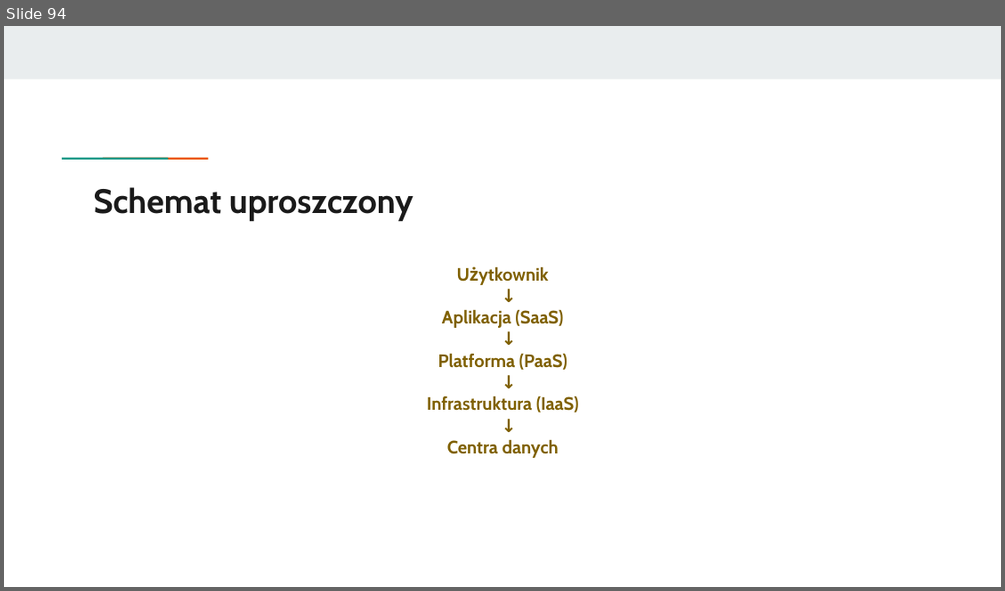
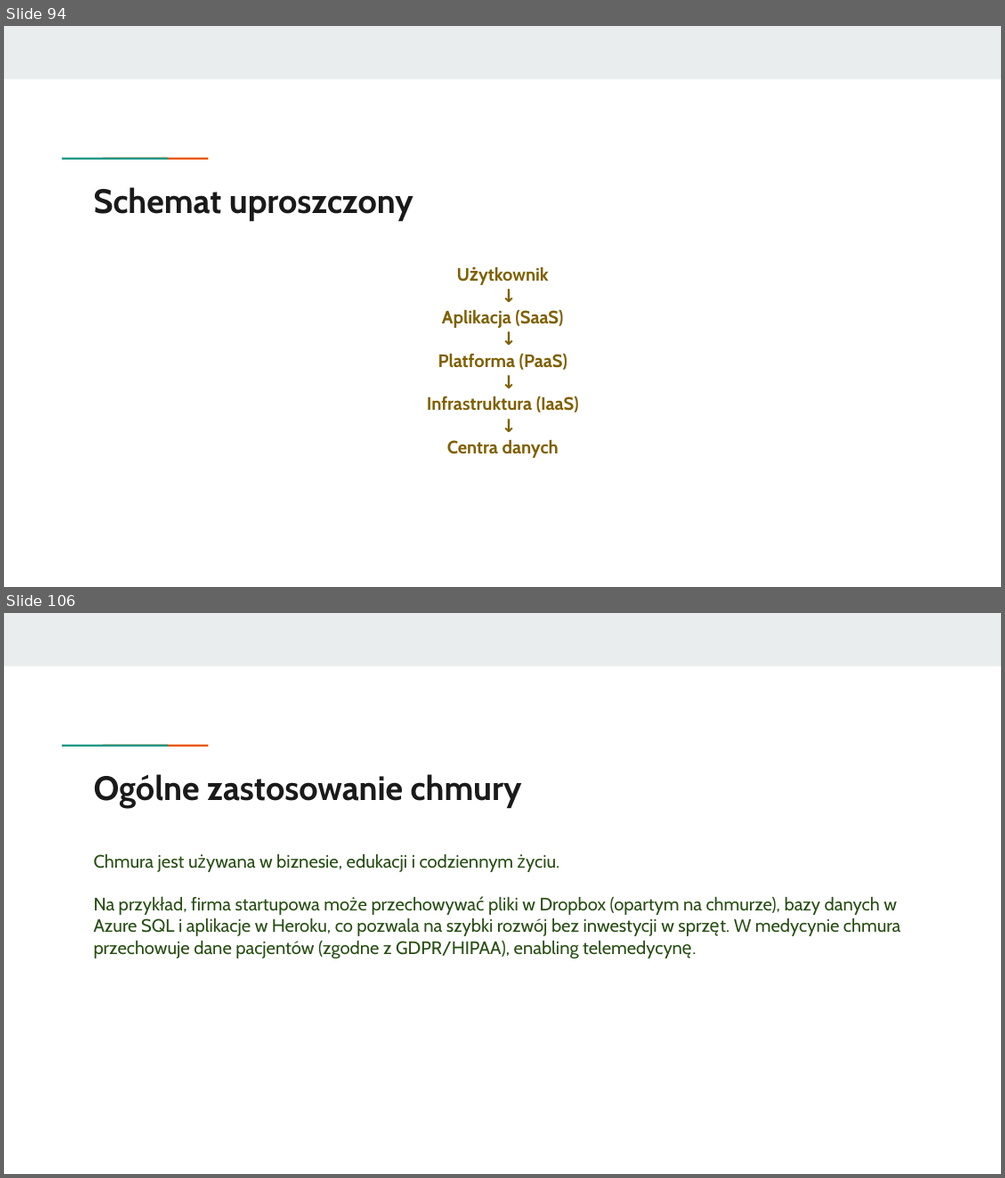
Before and after one commit to KasiaKasia/PRZEDMIOTY, a slide deck: ZASTOSOWANIE_INFORMATYKI/1A-gr_2/Zastosowanie informatyki - 1A gr. 2-plik2.pptx. Shown one above the other, each under a label of ours: slide 94 before the commit, slides 94 and 106 after it; the slides between them are not shown. The pictures are 1005x591 and 1005x1178 pixels, drawn with LibreOffice and Linux fonts; fonts in the diff are those of the drawing. Boxes give left, top, right and bottom in pixels: in the first picture for what was removed or moved away, otherwise in the second. Text is boxed around its words. In the diff, an @@ line names an element or a change of style, - is before the commit and + after.

Commit message:
[feat] - Zastosowanie informatyki

```diff
--- a/ZASTOSOWANIE_INFORMATYKI/1A-gr_2/Zastosowanie informatyki - 1A gr. 2-plik2.pptx
+++ b/ZASTOSOWANIE_INFORMATYKI/1A-gr_2/Zastosowanie informatyki - 1A gr. 2-plik2.pptx
@@ slide 106 added at (x1=4, y1=613, x2=1001, y2=1174), background #FFFFFF; not listed: 3 template elements that a slide beside it also shows @@
@@ title added at (x1=94, y1=774, x2=522, y2=808), 24.4 pt, text #1A1A1A, bold @@
+Ogólne zastosowanie chmury
@@ text added at (x1=94, y1=854, x2=900, y2=958), 13 pt, text #274E13 @@
+Chmura jest używana w biznesie, edukacji i codziennym życiu.
+Na przykład, firma startupowa może przechowywać pliki w Dropbox (opartym na chmurze), bazy danych w Azure SQL i aplikacje w Heroku, co pozwala na szybki rozwój bez inwestycji w sprzęt. W medycynie chmura przechowuje dane pacjentów (zgodne z GDPR/HIPAA), enabling telemedycynę.
```
Also in this commit, not shown: 13 other slides added, 1 slide removed, 1 other file.
